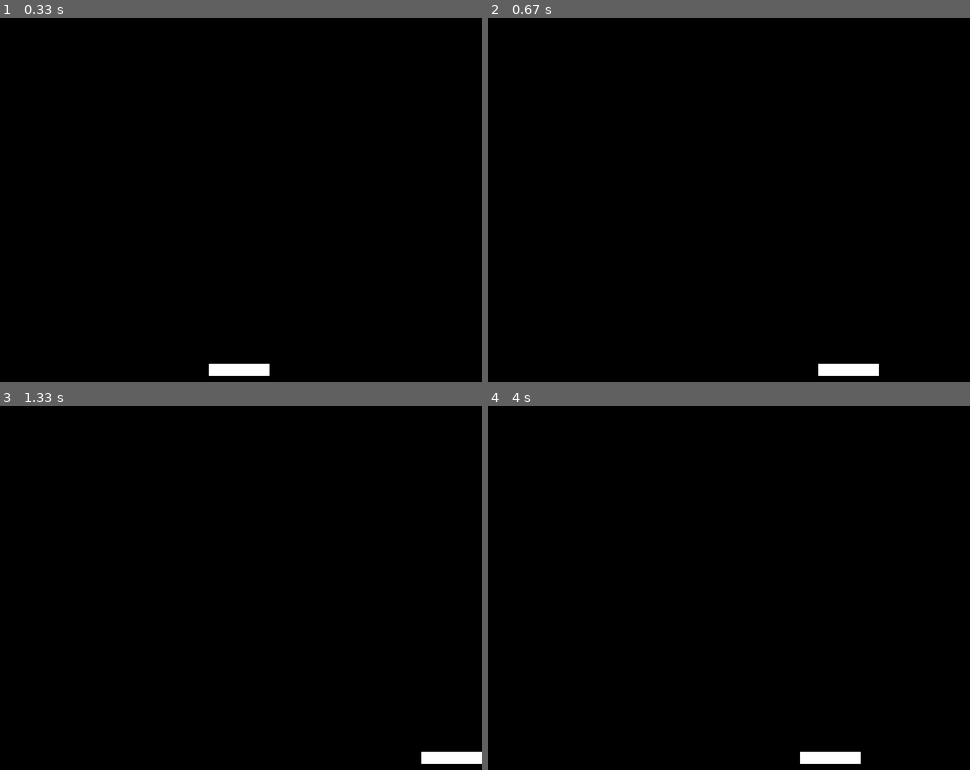
Above: before the commit, frames 1-4 (two rows, left to right).
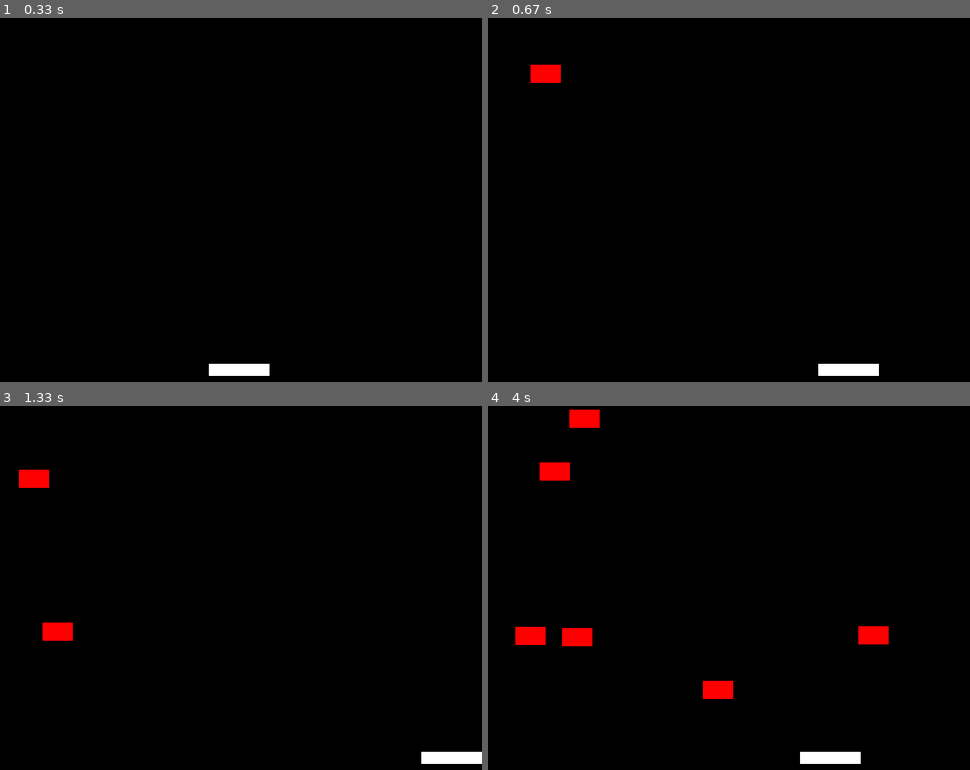
Above: after the commit, the same moments.

Repository: aknim/pygame-falling-bricks
Game: pygame game, started from falling_bricks.py
Same seed, same stepped clock (60 frames per second), same inputs: the game is played once before the commit and once after it.
Inputs:
- Up to frame 1 (0.33 s): no input
- Up to frame 2 (0.67 s): hold Right from 0.33 s (still down)
- Up to frame 3 (1.33 s): release Right at 0.8 s; hold Right 0.83-1.3 s
- Up to frame 4 (4 s): hold Left 1.33-1.87 s; hold Left 1.9-2.3 s; hold Right 2.33-2.97 s; hold Left 3-3.47 s; hold Right 3.5-3.97 s

Frame 1 is identical in both runs. In frame 2, 0.3% of the frame differs, in the area x 8-16%, y 12-18%; in frame 3, 0.6%; in frame 4, 1.9%, in the area x 5-84%, y 1-81%.

Commit message:
Day1.3 20x1(1-3) Added bricks falling at random speeds and places

Diff:
--- a/falling_bricks.py
+++ b/falling_bricks.py
@@ -28,8 +28,23 @@
 paddle_y = (SCREEN_HEIGHT - PADDLE_HEIGHT - 10)
 paddle_speed = 10
 
+class Brick:
+    def __init__(self, x, y, speed):
+        self.x = x
+        self.y = y
+        self.speed = speed
+
+    def move(self):
+        self.y += self.speed
+
+    def draw(self, screen):
+        pygame.draw.rect(screen, RED, (self.x, self.y, BRICK_WIDTH, BRICK_HEIGHT))
+
+bricks = []
+brick_spawn_timer = 0 # Timer to control brick spawn rate
+BRICK_SPAWN_RATE = 30 # Spawn a new brick every 30 frames
+
 running = True
-
 while running:
     for event in pygame.event.get():
         if event.type == pygame.QUIT:
@@ -48,7 +63,26 @@
     paddle_x = max(0, min(SCREEN_WIDTH - PADDLE_WIDTH, paddle_x))
 
     screen.fill(BLACK)
+
+    # Draw the paddle
     pygame.draw.rect(screen, WHITE, (paddle_x, paddle_y, PADDLE_WIDTH, PADDLE_HEIGHT))
+
+    # Spawn bricks at intervals
+    brick_spawn_timer += 1
+    if brick_spawn_timer >= BRICK_SPAWN_RATE:
+        brick_spawn_timer = 0
+        brick_x = random.randint(0, SCREEN_WIDTH - BRICK_WIDTH)
+        brick_speed = random.randint(3, 7)
+        bricks.append(Brick(brick_x, 0, brick_speed))
+
+    # Update and draw bricks
+    for brick in bricks[:]:
+        brick.move()
+        brick.draw(screen)
+
+        # Remove brick if it falls past the screen
+        if brick.y > SCREEN_HEIGHT:
+            bricks.remove(brick)
 
     pygame.display.flip()
     clock.tick(FPS)
